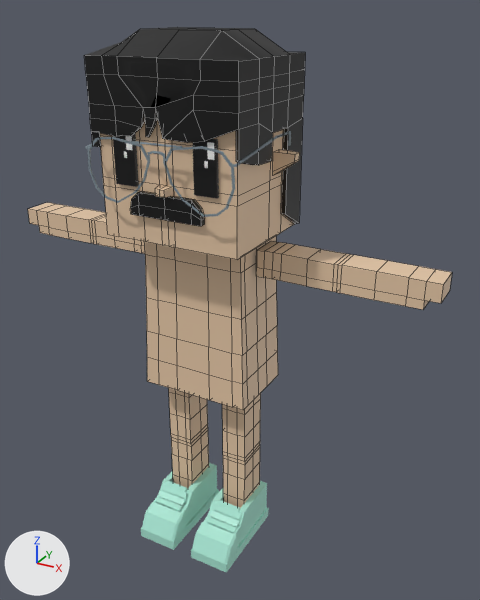
An edit to the FBX model mustachiorascals/fbx/4025c3db-8fc0-4a04-8275-f13f14956196.fbx, drawn before and after from the same camera.
Camera for both pictures: a 50 mm lens placed at (0.0179, -0.0282, 0.0302), pointed at (0.0017, 0.0014, 0.0154). The axes (+X, +Y, +Z) are drawn at lower left. The lights are the same throughout. Mesh edges are drawn as thin lines on the coarser meshes. Where no turn or scale is listed for an object, it has been applied to the vertices.

Before the edit, the objects in view are built like this:
```python
me_mesh = bpy.data.meshes.new('Mesh')
me_mesh.from_pydata(...)  # 132 vertices, 130 faces; spans x -0.0032..0.0032, y -0.00106..0.00333, z 0.01006..0.01884
me_mesh.materials.append(mat_skin)  # beige #e8c9a8
me_mesh_001 = bpy.data.meshes.new('Mesh.001')
me_mesh_001.from_pydata(...)  # 316 vertices, 312 faces; spans x -0.00262..0.00262, y -0.00174..0.00235, z -0.00001..0.01061
me_mesh_001.materials.append(mat_skin)  # beige #e8c9a8
me_mesh_009 = bpy.data.meshes.new('Mesh.009')
me_mesh_009.from_pydata(...)  # 140 vertices, 136 faces; spans x -0.0126..0.0126, y 0.0003..0.002, z 0.0174..0.0189
me_mesh_009.materials.append(mat_skin)  # beige #e8c9a8
ob_mustachio_arms = bpy.data.objects.new('mustachio_arms', me_mesh_009)
ob_mustachio_arms.location = (0.0, 0.0, 0.0)
ob_mustachio_body = bpy.data.objects.new('mustachio_body', me_mesh)
ob_mustachio_body.location = (0.0, 0.0, 0.0)
ob_mustachio_legs = bpy.data.objects.new('mustachio_legs', me_mesh_001)
ob_mustachio_legs.location = (0.0, 0.0, 0.0)
# also in view: 'ew_aviator_2' at (0.0, -0.0007, 0.0231); 'mustachio_head' at (0.0, 0.0002, 0.0227); 'm_investigator' at (0.0, -0.0029, 0.0214); 'h_bobcut' at (0.0, 0.0003, 0.0238); 'eye_4' at (0.0, -0.0028, 0.0236)
```
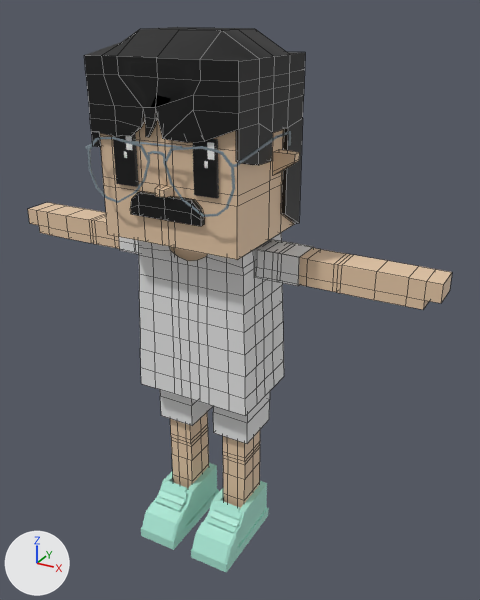
Pixel boxes [x1, y1, x2, y2] of what changed, in the pictures (480 x 600 px):
```json
{"object": "c_shirt_1", "change": "added", "after": [138, 233, 284, 416]}
{"object": "c_shorts", "change": "added", "after": [160, 390, 270, 444]}
{"object": "c_shirt_2", "change": "added", "after": [119, 237, 314, 286]}
{"object": "mustachio_body", "change": "unchanged, covered by the edit", "before": [144, 236, 278, 410], "after": [169, 246, 207, 261]}
```

The change, as JSON lines over the scene's bpy script:
```json
{"op": "add", "block": "mat_upper_garment_1", "code": ["mat_upper_garment_1 = principled_material('upper_garment_1')", "mat_upper_garment_1.base_color = (0.8, 0.8, 0.8)  # white #e7e7e7"]}
{"op": "add", "block": "mat_lower_garment", "code": ["mat_lower_garment = principled_material('lower_garment')", "mat_lower_garment.base_color = (0.8, 0.8, 0.8)  # white #e7e7e7"]}
{"op": "add", "block": "me_mesh_012", "code": ["me_mesh_012 = bpy.data.meshes.new('Mesh.012')", "me_mesh_012.from_pydata(...)  # 24 vertices, 18 faces; spans x -0.00561..0.00561, y 0.00027..0.00209, z 0.01737..0.01893", "me_mesh_012.materials.append(mat_upper_garment_1)  # white #e7e7e7"]}
{"op": "add", "block": "me_mesh_011", "code": ["me_mesh_011 = bpy.data.meshes.new('Mesh.011')", "me_mesh_011.from_pydata(...)  # 230 vertices, 212 faces; spans x -0.00349..0.00349, y -0.0013..0.00353, z 0.00994..0.01894", "me_mesh_011.materials.append(mat_upper_garment_1)  # white #e7e7e7"]}
{"op": "add", "block": "me_mesh_003_1", "code": ["me_mesh_003_1 = bpy.data.meshes.new('Mesh.003')", "me_mesh_003_1.from_pydata(...)  # 32 vertices, 24 faces; spans x -0.003..0.003, y -0.00018..0.00265, z 0.00723..0.01232", "me_mesh_003_1.materials.append(mat_lower_garment)  # white #e7e7e7"]}
{"op": "add", "block": "ob_c_shirt_2", "code": ["ob_c_shirt_2 = bpy.data.objects.new('c_shirt_2', me_mesh_012)", "ob_c_shirt_2.location = (0.0, 0.0, 0.0)"]}
{"op": "add", "block": "ob_c_shirt_1", "code": ["ob_c_shirt_1 = bpy.data.objects.new('c_shirt_1', me_mesh_011)", "ob_c_shirt_1.location = (0.0, 0.0, 0.0)"]}
{"op": "add", "block": "ob_c_shorts", "code": ["ob_c_shorts = bpy.data.objects.new('c_shorts', me_mesh_003_1)", "ob_c_shorts.location = (0.0, 0.0, 0.0)"]}
```
